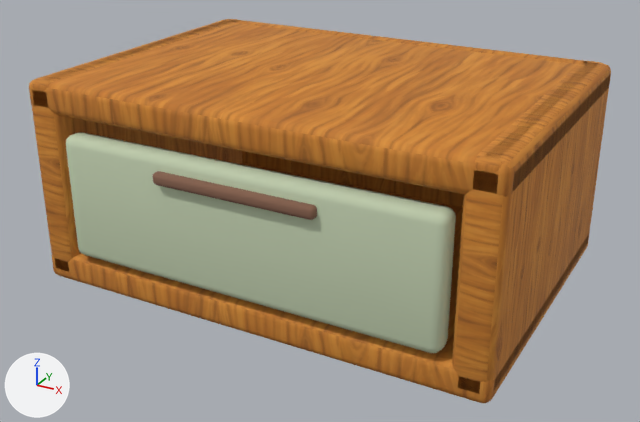
What one commit did to the Blender file assets-source/blender/floating-nightstand.blend.
One viewpoint serves both versions: a 50 mm camera at (0.441, -0.815, 0.475) aimed at (0.003, -0.018, 0.076). The lights are fixed; the arrows at lower left show +X, +Y and +Z. The picture after the commit comes second.

The scene before the commit, as lines of its bpy script (objects in view):
```python
me_cube_248 = bpy.data.meshes.new('Cube.248')
me_cube_248.from_pydata(...)  # 96 vertices, 98 faces; spans x -0.26..-0.22, y -0.176..0.19, z 0.003..0.23
me_cube_248.polygons.foreach_set('use_smooth', [True] * 98)
me_cube_248.materials.append(mat_wood_honey_textured)  # picture img_handpainted_honey_oak_png
me_cube_250 = bpy.data.meshes.new('Cube.250')
me_cube_250.from_pydata(...)  # 96 vertices, 98 faces; spans x -0.26..0.26, y -0.176..0.19, z 0.195..0.23
me_cube_250.polygons.foreach_set('use_smooth', [True] * 98)
me_cube_250.materials.append(mat_wood_honey_textured)  # picture img_handpainted_honey_oak_png
me_cube_254 = bpy.data.meshes.new('Cube.254')
me_cube_254.from_pydata(...)  # 96 vertices, 98 faces; spans x -0.09..0.09, y -0.19..-0.176, z 0.15..0.163
me_cube_254.polygons.foreach_set('use_smooth', [True] * 98)
me_cube_254.materials.append(mat_wood_dark)  # brown #86614d
ob_bedside_side = bpy.data.objects.new('bedside_side', me_cube_248)
ob_bedside_side.location = (0.0, 0.0, 0.0)
ob_drawer_horizontal = bpy.data.objects.new('drawer_horizontal', me_cube_250)
ob_drawer_horizontal.location = (0.0, 0.0, 0.0)
ob_inset_finger_pull = bpy.data.objects.new('inset_finger_pull', me_cube_254)
ob_inset_finger_pull.location = (0.0, 0.0, 0.0)
# also in view: 'top_edge_lip' at (-0.24, 0.007, 0.219); 'bedside_side.001' at (0.24, 0.007, 0.117); 'drawer_front' at (0.0, -0.168, 0.109); 'drawer_horizontal.001' at (0.0, 0.007, 0.017); 'rear_panel' at (0.0, 0.176, 0.117)
```
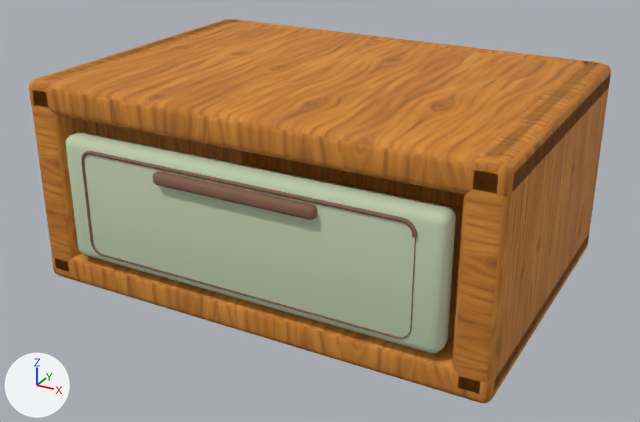
Location of each change, [x1, y1, x2, y2] in pixels of the pictures (640 x 422 px):
'inset_front_bead', added: after [81, 151, 418, 339]

Diff of the bpy script that builds the scene:
```diff
--- a/assets-source/blender/floating-nightstand.blend.py
+++ b/assets-source/blender/floating-nightstand.blend.py
@@ me_inset_front_bead_009 @@
+me_inset_front_bead_009.from_pydata(...)  # 150 vertices, 146 faces; spans x -0.186..0.187, y -0.185..-0.18, z 0.05..0.169
+me_inset_front_bead_009.materials.append(mat_wood_dark)  # brown #86614d
@@ ob_inset_front_bead @@
+ob_inset_front_bead = bpy.data.objects.new('inset_front_bead', me_inset_front_bead_009)
+ob_inset_front_bead.location = (0.0, 0.0, 0.0)
```
